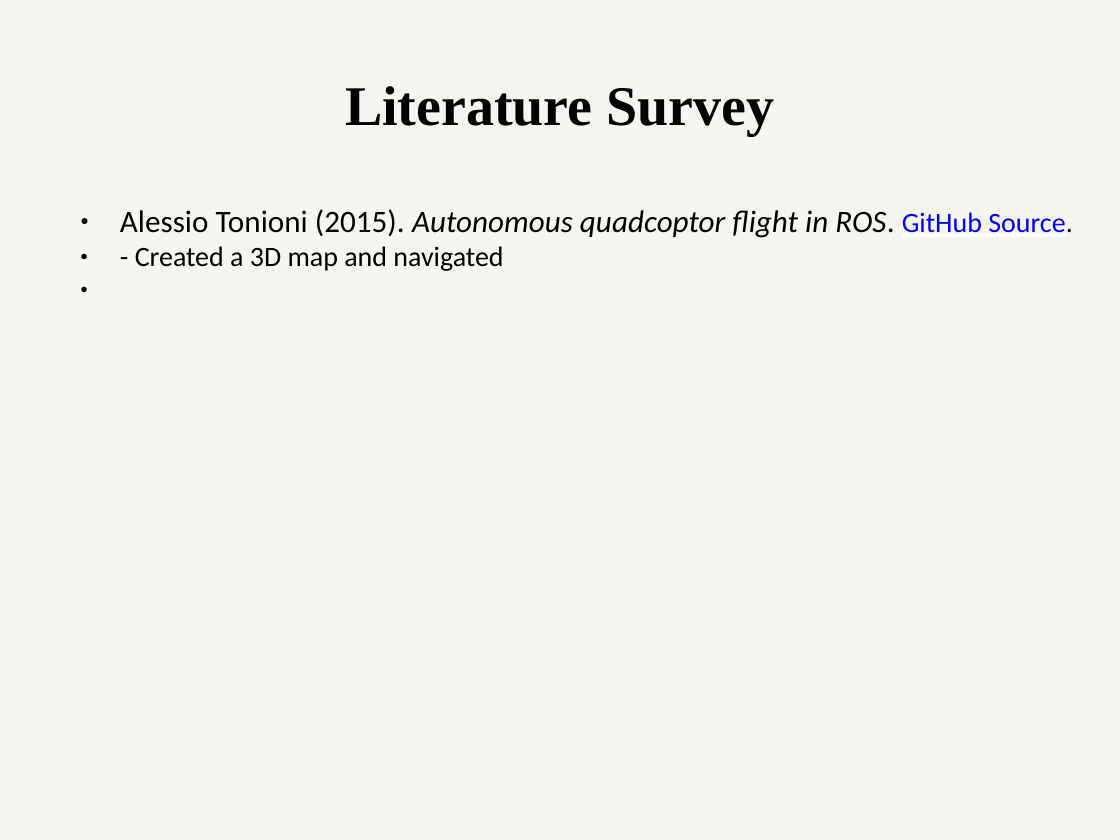
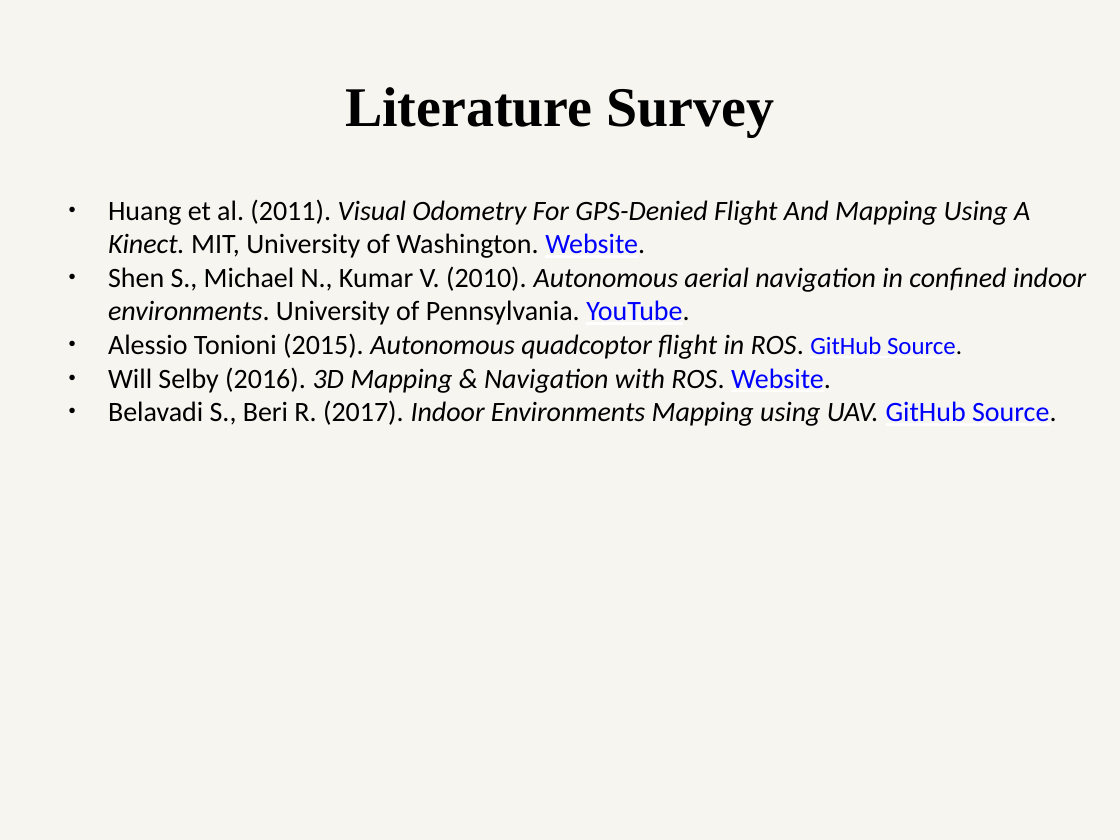
Before and after one commit to ETRX-Batch-2019/Robot-Development-using-ROS, a slide deck: slide 7 of Presentation/4-Aug/Robot-dev-using-ROS.pptx. Drawn at 1120x840 pixels with LibreOffice and Linux fonts; fonts in the diff are those of the drawing. Boxes give left, top, right and bottom in pixels: in the first picture for what was removed or moved away, otherwise in the second. Text is boxed around its words. In the diff, an @@ line names an element or a change of style, - is before the commit and + after.

```diff
--- a/Presentation/4-Aug/Robot-dev-using-ROS.pptx
+++ b/Presentation/4-Aug/Robot-dev-using-ROS.pptx
@@ background #EEECE1 at 50% opacity to #EEECE1 at 51% opacity @@
@@ text "Huang et al. (2011). Visual ...": place and size @@
-text "Huang et al. (2011). Visual ..." at [120,209,1073,271]
+text "Huang et al. (2011). Visual ..." at [108,199,1086,426]
@@ text at [108,199,1086,325]: paragraphs added @@
+● Huang et al. (2011). Visual Odometry For GPS-Denied Flight And Mapping Using A Kinect. MIT, University of Washington. Website.
+● Shen S., Michael N., Kumar V. (2010). Autonomous aerial navigation in confined indoor environments. University of Pennsylvania. YouTube.
@@ text at [108,333,962,359]: size 20 to 18 pt in "Alessio Tonioni (2015). Autonomous quadcoptor flight in ..."; size 18 to 16 pt in "GitHub Source." @@
@@ text at [108,367,1057,426]: text changed @@
-● - Created a 3D map and navigated
+● Will Selby (2016). 3D Mapping & Navigation with ROS. Website.
+● Belavadi S., Beri R. (2017). Indoor Environments Mapping using UAV. GitHub Source.
```
Also in this commit, not shown: 10 other slides changed, 1 slide added, 2 slides removed.
